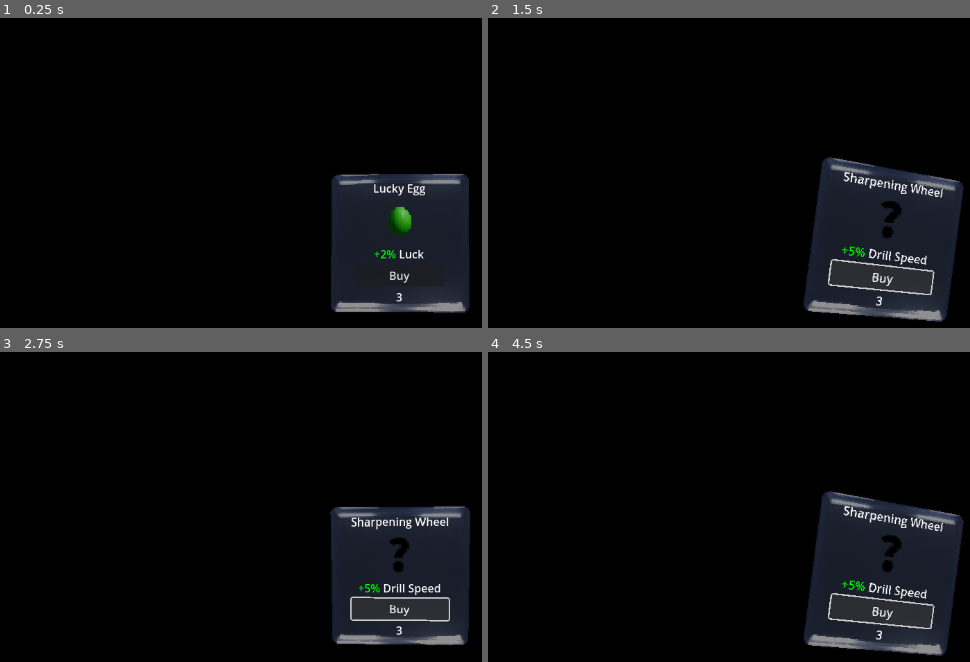
Above: before the commit, frames 1-4 (two rows, left to right).
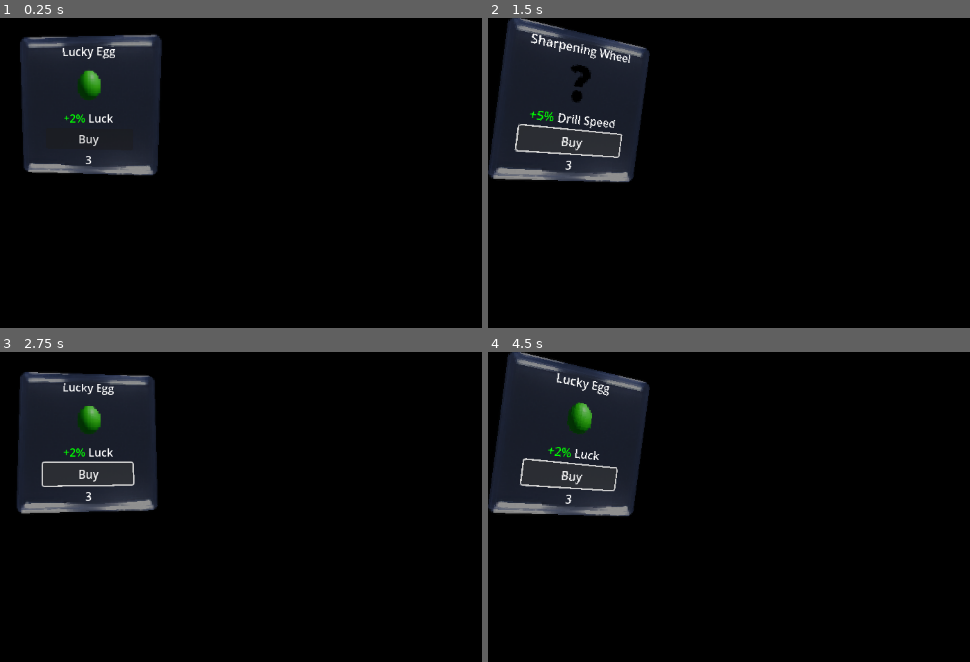
Above: after the commit, the same moments.

Repository: MissionToPsyche-Iridium/iridium_21q_web_game-csu
Game: Godot game, scene res://Objects/shopoption.tscn
The game is run twice, just before and just after one commit, with the same random seed, the same clock (stepped at 60 frames per second) and the same inputs. This scene is started directly instead of the project's main scene.
Inputs:
- Up to frame 1 (0.25 s): no input
- Up to frame 2 (1.5 s): click "Buy" at 0.5 s; hold D (right) from 1.28 s (still down); tap Space (Leave) at 1.35 s
- Up to frame 3 (2.75 s): release D (right) at 2.03 s; hold S (down) from 2.03 s (still down); tap Space (Leave) at 2.1 s
- Up to frame 4 (4.5 s): release S (down) at 2.78 s; hold D (right) 2.78-3.53 s; tap Space (Leave) at 2.85, 3.6, 4.35 s; hold W (up) 3.53-4.28 s; hold A (left) from 4.28 s (still down)

The runs differ from the first frame. In frame 1, 25% of the frame differs, in the area x 4-98%, y 5-96%; in frame 2, 28%; in frame 3, 25%; in frame 4, 29%, in the area x 0-99%, y 0-99%.

Commit message:
Shop updates
-Added glass button for rerolling
-Added rerolling funcs
-added shop scene

Diff:
--- a/Assets/items/Passive/WeightedCoin.gd
+++ b/Assets/items/Passive/WeightedCoin.gd
@@ -6,7 +6,7 @@
 	name = "Weighted Coin"
 	tooltip = "It might even land on its side..."
 	effecttext = ["[wave amp=50 freq=5 connected=1][color=#2d00e5]x2[/color][/wave] current luck"]
-	rarity = 2
+	rarity = 3
 	sprite = null
 	price = 15
 
--- /dev/null
+++ b/Assets/shaders/crt.gdshader
@@ -0,0 +1,76 @@
+/*
+    Improved CRT Shader for Godot - Fixes Black Tint
+*/
+shader_type canvas_item;
+
+// Screen texture
+uniform sampler2D screen_texture : hint_screen_texture;
+
+// CRT curvature (0 = flat, higher = more curve)
+uniform float crt_curve : hint_range( 0.0, 1.0 ) = 0.01;
+
+// Scan line intensity (lower = softer lines)
+uniform float crt_scan_line_color : hint_range( 0.0, 1.0 ) = 0.1;
+
+// Aperture grille effect (color separation)
+uniform float aperture_grille_rate : hint_range( 0.0, 1.0 ) = 0.2;
+
+// Adjusted brightness of aperture grille effect
+uniform float aperture_grille_cut_rate : hint_range( 0.0, 1.0 ) = 0.6;
+
+// RF signal blur (keeping the same)
+uniform float rf_switch_esque_blur : hint_range( 0.0, 1.0 ) = 1.0;
+
+// White noise (static effect, 0 = off)
+uniform float white_noise_rate : hint_range( 0.0, 1.0 ) = 0.05;
+
+// Function to generate random noise
+float random(vec2 pos) {
+    return fract(sin(dot(pos, vec2(12.9898,78.233))) * 43758.5453);
+}
+
+void fragment() {
+    // CRT curve distortion
+    vec2 crt_curve_shift = (vec2(1.0, 1.0) - sin(UV.yx * PI)) * crt_curve;
+    vec2 crt_curve_scale = vec2(1.0, 1.0) + crt_curve_shift * 2.0;
+    vec2 fixed_uv = SCREEN_UV * crt_curve_scale - crt_curve_shift;
+
+    // Ensure color remains within screen bounds
+    float enable_color = float(0.0 <= fixed_uv.x && fixed_uv.x <= 1.0 && 0.0 <= fixed_uv.y && fixed_uv.y <= 1.0);
+
+    // Get original pixel color
+    vec3 original_color = texture(screen_texture, fixed_uv).rgb;
+
+    // Apply RF blur (kept the same)
+    COLOR.rgb = (
+        (original_color * (1.0 - rf_switch_esque_blur * 0.5))
+        + (
+            (texture(screen_texture, fixed_uv + vec2(-SCREEN_PIXEL_SIZE.x * 1.5, 0.0)).rgb
+            + texture(screen_texture, fixed_uv + vec2(SCREEN_PIXEL_SIZE.x * 1.5, 0.0)).rgb) * (rf_switch_esque_blur * 0.25)
+        )
+    ) * enable_color;
+    COLOR.a = 1.0;
+
+    // White noise effect (subtle)
+    float white_noise = random(UV + vec2(sin(TIME * 0.5), cos(TIME * 0.25)));
+    COLOR.rgb = mix(COLOR.rgb, vec3(white_noise), white_noise_rate * enable_color);
+
+    // Aperture grille effect (reduced for better brightness)
+    float aperture_grille_point = mod((SCREEN_UV.x * crt_curve_scale.x - crt_curve_shift.x) / SCREEN_PIXEL_SIZE.x, 3.0);
+    float aperture_grille_r_rate = clamp(1.0 - aperture_grille_point, 0.0, 1.0) + clamp(aperture_grille_point - 2.0, 0.0, 1.0);
+    float aperture_grille_g_rate = clamp(1.0 - abs(1.0 - aperture_grille_point), 0.0, 1.0);
+    float aperture_grille_b_rate = 1.0 - aperture_grille_r_rate - aperture_grille_g_rate;
+
+    // **Fixing the black tint by boosting brightness**
+    COLOR *= vec4(
+        vec3(
+            clamp(aperture_grille_r_rate, aperture_grille_rate, 1.0),
+            clamp(aperture_grille_g_rate, aperture_grille_rate, 1.0),
+            clamp(aperture_grille_b_rate, aperture_grille_rate, 1.0)
+        ) * aperture_grille_cut_rate + 0.6, // **Increased brightness**
+        1.0
+    );
+
+    // Softer scan lines to prevent over-darkening
+    COLOR = mix(COLOR, vec4(0.3, 0.3, 0.3, 1.0), float(0 == int(fixed_uv.y / SCREEN_PIXEL_SIZE.y) % 2) * crt_scan_line_color);
+}
--- a/Objects/shopoption.tscn
+++ b/Objects/shopoption.tscn
@@ -99,6 +99,33 @@
 _data = {
 "RESET": SubResource("Animation_0x56p"),
 "idle": SubResource("Animation_bxlpr")
+}
+
+[sub_resource type="Animation" id="Animation_wwody"]
+length = 0.001
+tracks/0/type = "value"
+tracks/0/imported = false
+tracks/0/enabled = true
+tracks/0/path = NodePath("..:material:shader_parameter/y_rot")
+tracks/0/interp = 1
+tracks/0/loop_wrap = true
+tracks/0/keys = {
+"times": PackedFloat32Array(0),
+"transitions": PackedFloat32Array(1),
+"update": 0,
+"values": [8.55e-06]
+}
+tracks/1/type = "value"
+tracks/1/imported = false
+tracks/1/enabled = true
+tracks/1/path = NodePath("..:material:shader_parameter/x_rot")
+tracks/1/interp = 1
+tracks/1/loop_wrap = true
+tracks/1/keys = {
+"times": PackedFloat32Array(0),
+"transitions": PackedFloat32Array(1),
+"update": 0,
+"values": [8.55e-06]
 }
 
 [sub_resource type="Animation" id="Animation_u21fi"]
@@ -153,33 +180,6 @@
 "values": []
 }
 
-[sub_resource type="Animation" id="Animation_wwody"]
-length = 0.001
-tracks/0/type = "value"
-tracks/0/imported = false
-tracks/0/enabled = true
-tracks/0/path = NodePath("..:material:shader_parameter/y_rot")
-tracks/0/interp = 1
-tracks/0/loop_wrap = true
-tracks/0/keys = {
-"times": PackedFloat32Array(0),
-"transitions": PackedFloat32Array(1),
-"update": 0,
-"values": [8.55e-06]
-}
-tracks/1/type = "value"
-tracks/1/imported = false
-tracks/1/enabled = true
-tracks/1/path = NodePath("..:material:shader_parameter/x_rot")
-tracks/1/interp = 1
-tracks/1/loop_wrap = true
-tracks/1/keys = {
-"times": PackedFloat32Array(0),
-"transitions": PackedFloat32Array(1),
-"update": 0,
-"values": [8.55e-06]
-}
-
 [sub_resource type="AnimationLibrary" id="AnimationLibrary_lob8d"]
 _data = {
 "RESET": SubResource("Animation_wwody"),
@@ -189,23 +189,20 @@
 [node name="SubViewportContainer" type="SubViewportContainer"]
 texture_filter = 1
 material = SubResource("ShaderMaterial_3w4mi")
-anchors_preset = 8
-anchor_left = 0.5
-anchor_top = 0.5
-anchor_right = 0.5
-anchor_bottom = 0.5
-offset_left = -256.0
-offset_top = -256.0
-offset_right = 256.0
-offset_bottom = 256.0
+anchors_preset = 15
+anchor_right = 1.0
+anchor_bottom = 1.0
+offset_right = -896.0
+offset_bottom = -392.0
 grow_horizontal = 2
 grow_vertical = 2
-pivot_offset = Vector2(255, 253)
+pivot_offset = Vector2(127, 126)
 script = ExtResource("2_mnk5j")
 
 [node name="SubViewport" type="SubViewport" parent="."]
 transparent_bg = true
 handle_input_locally = false
+size = Vector2i(256, 256)
 render_target_update_mode = 4
 
 [node name="Shop Option" type="MarginContainer" parent="SubViewport"]
--- /dev/null
+++ b/Scenes/shop.tscn
@@ -0,0 +1,67 @@
+[gd_scene load_steps=6 format=3 uid="uid://mlpp8ome5w1u"]
+
+[ext_resource type="PackedScene" uid="uid://c3m1e1ln2thnf" path="res://Objects/shopoption.tscn" id="1_prv28"]
+[ext_resource type="Script" path="res://scripts/shop.gd" id="1_qw43m"]
+[ext_resource type="Texture2D" uid="uid://bh8fnunu5quqg" path="res://Assets/glassbutton.png" id="2_jxmp7"]
+[ext_resource type="Texture2D" uid="uid://h3ti1xlu41qa" path="res://Assets/glassbuttonhover.png" id="3_4xjdw"]
+[ext_resource type="Texture2D" uid="uid://blb3o10wcnh4u" path="res://Assets/glassbuttonclick.png" id="3_v6kpu"]
+
+[node name="Shop" type="Control"]
+layout_mode = 3
+anchors_preset = 8
+anchor_left = 0.5
+anchor_top = 0.5
+anchor_right = 0.5
+anchor_bottom = 0.5
+grow_horizontal = 2
+grow_vertical = 2
+script = ExtResource("1_qw43m")
+
+[node name="row" type="HBoxContainer" parent="."]
+layout_mode = 1
+anchors_preset = 7
+anchor_left = 0.5
+anchor_top = 1.0
+anchor_right = 0.5
+anchor_bottom = 1.0
+offset_left = -408.0
+offset_top = -296.0
+offset_right = 368.0
+offset_bottom = -40.0
+grow_horizontal = 2
+grow_vertical = 0
+
+[node name="SubViewportContainer" parent="row" instance=ExtResource("1_prv28")]
+layout_mode = 2
+
+[node name="SubViewportContainer2" parent="row" instance=ExtResource("1_prv28")]
+layout_mode = 2
+
+[node name="SubViewportContainer3" parent="row" instance=ExtResource("1_prv28")]
+layout_mode = 2
+
+[node name="BADOP" parent="row" instance=ExtResource("1_prv28")]
+visible = false
+layout_mode = 2
+
+[node name="HBoxContainer" type="HBoxContainer" parent="row"]
+layout_mode = 2
+size_flags_horizontal = 4
+size_flags_vertical = 4
+alignment = 1
+
+[node name="Reroll" type="TextureButton" parent="row/HBoxContainer"]
+layout_mode = 2
+texture_normal = ExtResource("2_jxmp7")
+texture_pressed = ExtResource("3_v6kpu")
+texture_hover = ExtResource("3_4xjdw")
+
+[node name="Label" type="Label" parent="row/HBoxContainer/Reroll"]
+layout_mode = 0
+offset_right = 86.0
+offset_bottom = 62.0
+text = "Reroll"
+horizontal_alignment = 1
+vertical_alignment = 1
+
+[connection signal="pressed" from="row/HBoxContainer/Reroll" to="." method="_on_reroll_pressed"]
--- a/scripts/dronestats.gd
+++ b/scripts/dronestats.gd
@@ -14,8 +14,5 @@
 @onready var droneluck: float = 0 #How lucky the drone is for events. (def 0)
 @onready var tubespeed: float = 2 #Time (sec) between objects leaving the drone and entering the mothership.
 
-
-
-func recalculate_vars(): #used to recalculate vars for upgrades, actives, etc...
-	#TODO
-	pass
+@onready var rerollcost: int = 5 #Base reroll cost, inc by 2 every reroll.
+@onready var rerollinc: int = 2 #Inc reroll cost.
--- a/scripts/float.gd
+++ b/scripts/float.gd
@@ -2,15 +2,19 @@
 
 @onready var animationidle: AnimationPlayer = $idle
 @onready var animationjuice: AnimationPlayer = $juice
-
+@onready var display: MarginContainer = $"SubViewport/Shop Option"
 
 # Called when the node enters the scene tree for the first time.
 func _ready() -> void:
 	animationidle.play("idle")
+	animationidle.seek(randf_range(0,4))
 	pass # Replace with function body.
 
 
 
 func _on_buy_button_pressed() -> void:
 	animationjuice.play("juice")
-	pass # Replace with function body.
+
+
+func on_reroll() -> void:
+	animationjuice.play("juice")
--- a/scripts/gamemaster.gd
+++ b/scripts/gamemaster.gd
@@ -29,7 +29,7 @@
 		Inventory.inventorydrone.erase(item)
 	timer.stop()
 	#Temp, will leave to shop screen.
-	get_tree().change_scene_to_file("res://Objects/shopoption.tscn")
+	get_tree().change_scene_to_file("res://Scenes/shop.tscn")
 
 func leave_shop(): #Called when we leave the shop.
 	pass
--- /dev/null
+++ b/scripts/shop.gd
@@ -0,0 +1,19 @@
+extends Control
+
+@onready var displays: Array = []
+@onready var row: HBoxContainer = $row
+
+func _ready() -> void:
+	for display in row.get_children():
+		if display.name != "BADOP" and display is SubViewportContainer:	 #Remove the "Dud" Display to fix the juice bug.
+			displays.append(display)
+
+
+func _on_reroll_pressed() -> void:
+	#Ask all displays to reroll there item.
+	#TODO add active system and make it reroll.
+	#TODO make reroll respect credits.
+	for display in displays:
+		display.display.display_item(Itemdict.get_random_item_passive())
+		display.on_reroll()
+	pass # Replace with function body.
--- a/scripts/shopoption.gd
+++ b/scripts/shopoption.gd
@@ -12,7 +12,7 @@
 @onready var checkout: AudioStreamPlayer = $checkout
 # Called when the node enters the scene tree for the first time.
 func _ready() -> void:
-	display_item(Itemdict.get_item_of_rarity_passive(0)) #TEMP REMOVE LATER.
+	display_item(Itemdict.get_random_item_passive())
 	pass # Replace with function body.
 
 #Displays the item on the display.
@@ -22,6 +22,10 @@
 		itemsprite.texture = fallbacksprite
 	else:
 		itemsprite.texture = item.sprite
+	#Clean up prev rich text.
+	for label in itemeffectlist.get_children():
+		itemeffectlist.remove_child(label)
+		label.queue_free()
 	var effectentryins: RichTextLabel
 	#For each string in array, create a new rich text label.
 	for string: String in item.effecttext:
@@ -39,9 +43,5 @@
 	#For now there is no check b/c we still don't have a money system fully set up.
 	checkout.play()
 	iteminside.on_get()
-	#Clean up prev rich text.
-	for label in itemeffectlist.get_children():
-		itemeffectlist.remove_child(label)
-		label.queue_free()
 	display_item(Itemdict.get_random_item_passive())
 	#After we do that, reroll the item slot.
Binary file added: Assets/glassbutton.png
Not shown, added: Assets/glassbutton.png.import
Binary file added: Assets/glassbutton2.png
Not shown, added: Assets/glassbutton2.png.import
Binary file added: Assets/glassbuttonclick.png
Not shown, added: Assets/glassbuttonclick.png.import
Binary file added: Assets/glassbuttonhover.png
Not shown, added: Assets/glassbuttonhover.png.import
